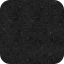
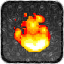
Comparing the layer stacks of the two 64×64 images. Changes:
removed layer "Layer 1 copy 3" over [0, 0, 64, 64]
added layer "Layer 11" above "Layer 10" over [13, 13, 51, 52]
added layer "Rounded Rectangle 1 copy" (24%) above "Layer 1" over [3, 3, 61, 61]
added layer "Layer 1" above "Rounded Rectangle 1" over [0, 0, 64, 64]
painted on "Rounded Rectangle 1" over [0, 0, 64, 64]
